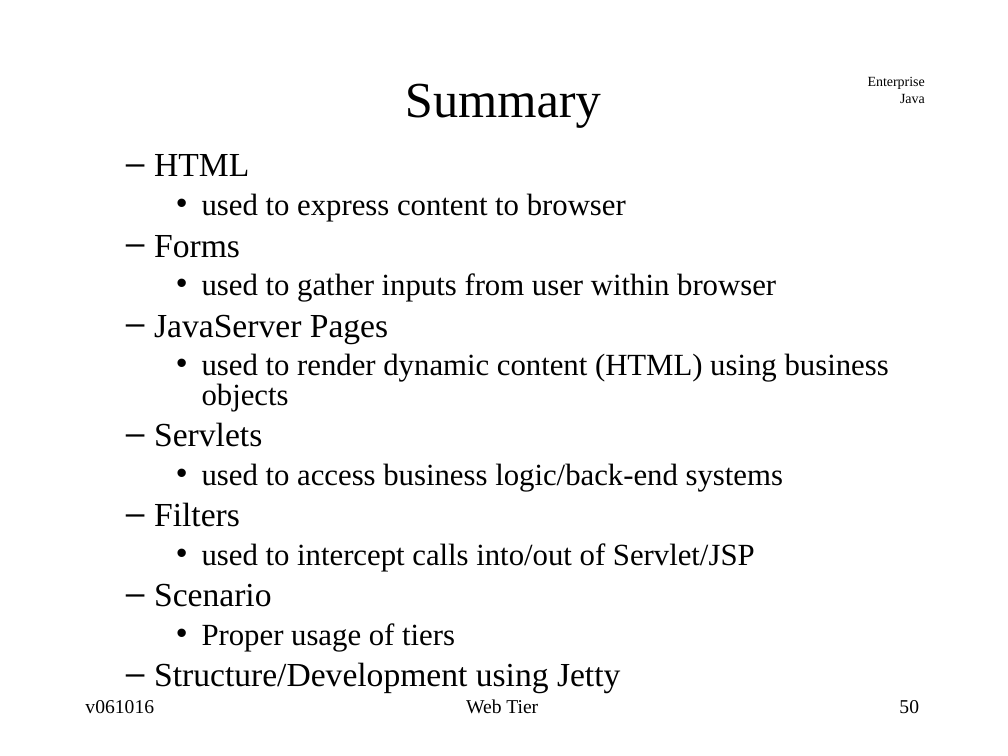
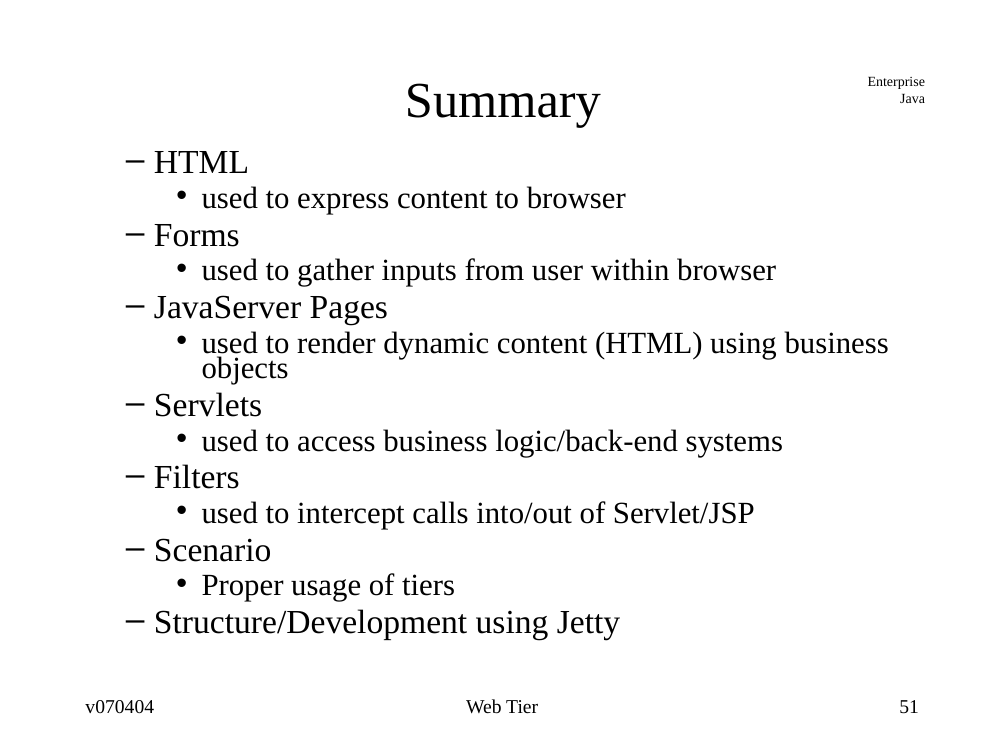
Before and after one commit to jcstaff/ejava-javaee, a slide deck: slide 51 of webtier/src/site/resources/lectures/webTier.ppt (slide 50 before the commit). Drawn at 1008x756 pixels with LibreOffice and Linux fonts; fonts in the diff are those of the drawing. Boxes give left, top, right and bottom in pixels: in the first picture for what was removed or moved away, otherwise in the second. Text is boxed around its words. In the diff, an @@ line names an element or a change of style, - is before the commit and + after.

```diff
--- a/webtier/src/site/resources/lectures/webTier.ppt
+++ b/webtier/src/site/resources/lectures/webTier.ppt
@@ text "HTML" at (154, 151, 889, 640): line spacing 0.8 to 0.7 @@
@@ text at (85, 700, 154, 714): text changed @@
-v061016
+v070404
@@ page number at (899, 700, 919, 714): text changed @@
-50
+51
```
Also in this commit, not shown: 48 other slides changed, 2 slides added, 1 slide removed, 14 other files.
